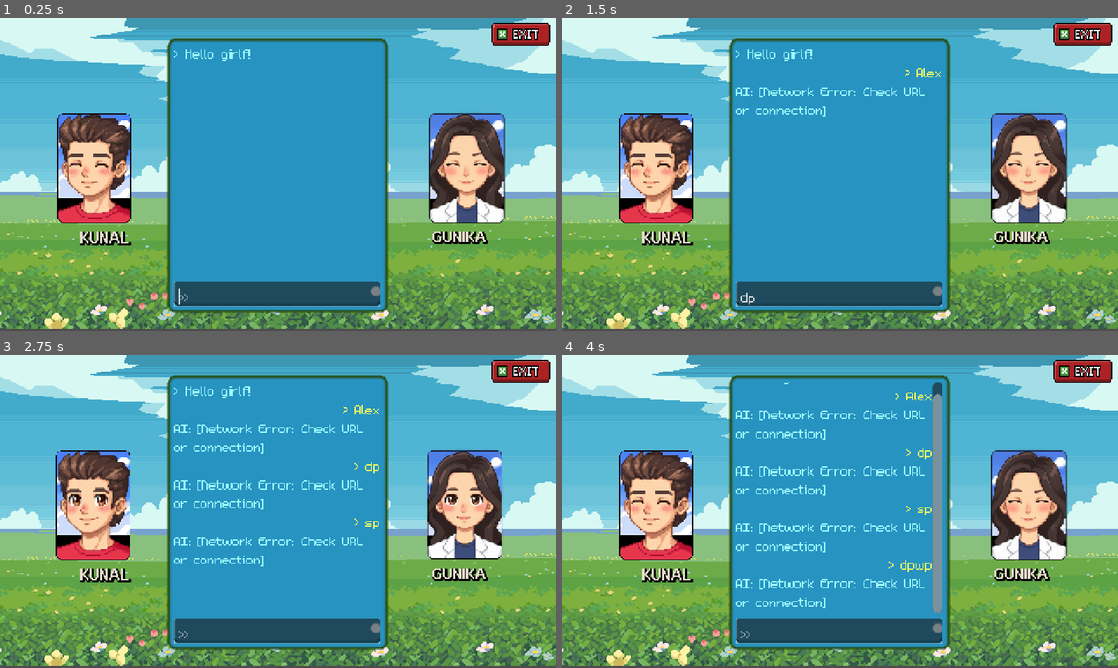
Above: before the commit, frames 1-4 (two rows, left to right).
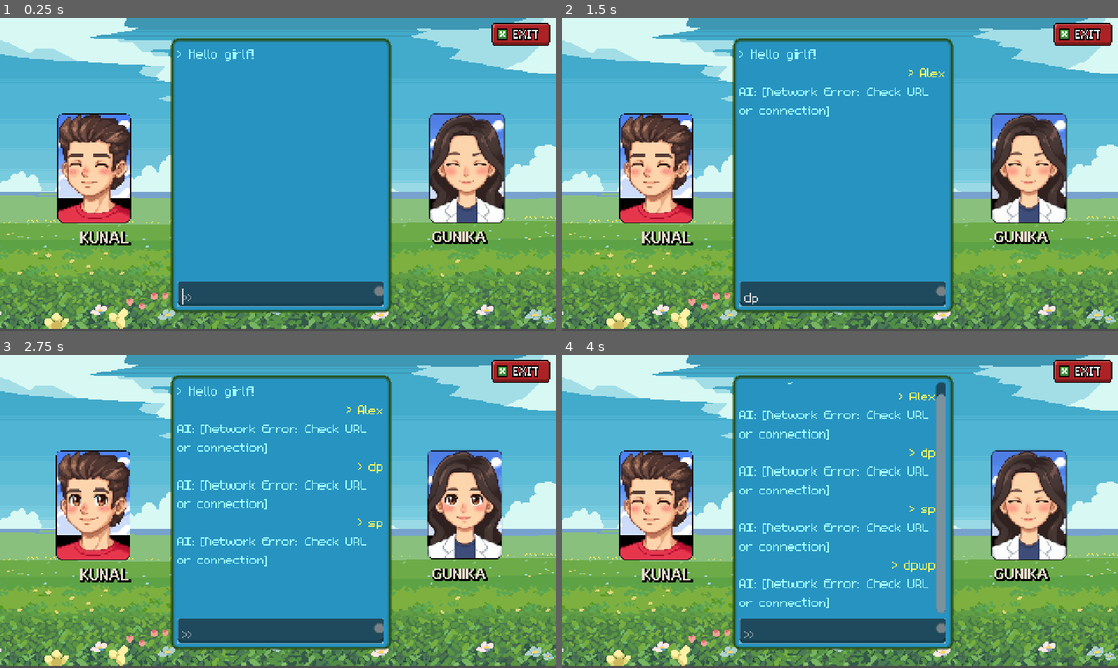
Above: after the commit, the same moments.

Repository: KunalKatariya/The-Dentist-Life
Game: Godot game, scene res://Scenes/AIChat/AIChat.tscn
Two runs of this game, one before a commit and one after it. Both use one fixed random seed, a clock stepped at 60 frames per second and the inputs below. This scene is started directly instead of the project's main scene. Sound files missing from this copy of the repository are replaced by a short silence.
Inputs (mouse positions are in pixels of both pictures, inside the frame that each line leads up to):
- Up to frame 1 (0.25 s): no input
- Up to frame 2 (1.5 s): click (840, 293) at 0.52 s; type "Alex" at 0.6 s; tap Enter (ui_accept) at 1.25 s; move the mouse to (962, 158) at 1.27 s; hold D (right) from 1.28 s (still down); hold P (test) from 1.28 s (still down); click (962, 158) at 1.42 s
- Up to frame 3 (2.75 s): tap Enter (ui_accept) at 1.52, 2.27 s; move the mouse to (166, 527) at 2.02 s; release D (right) at 2.03 s; release P (test) at 2.03 s; hold S (down) from 2.03 s (still down); tap P (test) at 2.1 s
- Up to frame 4 (4 s): tap Enter (ui_accept) at 2.75, 3.77 s; move the mouse to (895, 442) at 2.77 s; release S (down) at 2.78 s; hold D (right) 2.78-3.53 s; hold P (test) 2.78-3.53 s; move the mouse to (812, 574) at 3.52 s; hold W (up) from 3.53 s (still down); tap P (test) at 3.6 s; click (812, 574) at 3.67 s

The runs differ from the first frame. In frame 1, 2.9% of the frame differs, in the area x 30-71%, y 6-95%; in frame 2, 3.6%; in frame 3, 4.7%; in frame 4, 6.4%.

Commit message:
refactor: text box fix

Diff:
--- a/Scenes/AIChat/AIChat.tscn
+++ b/Scenes/AIChat/AIChat.tscn
@@ -49,9 +49,9 @@
 
 [node name="PanelContainer" type="PanelContainer" parent="."]
 layout_mode = 0
-offset_left = 51.49
+offset_left = 51.72
 offset_top = 13.73
-offset_right = 227.78
+offset_right = 228.01
 offset_bottom = 232.73
 scale = Vector2(0.378451, 0.845693)
 theme_override_styles/panel = SubResource("StyleBoxFlat_ojkyh")
@@ -107,6 +107,7 @@
 autostart = true
 
 [node name="NameLabel" type="Label" parent="."]
+layout_mode = 0
 offset_left = 24.17
 offset_top = 143.06
 offset_right = 67.17
@@ -120,6 +121,7 @@
 text = "KUNAL"
 
 [node name="NameLabel2" type="Label" parent="."]
+layout_mode = 0
 offset_left = 131.47
 offset_top = 143.06
 offset_right = 178.47
